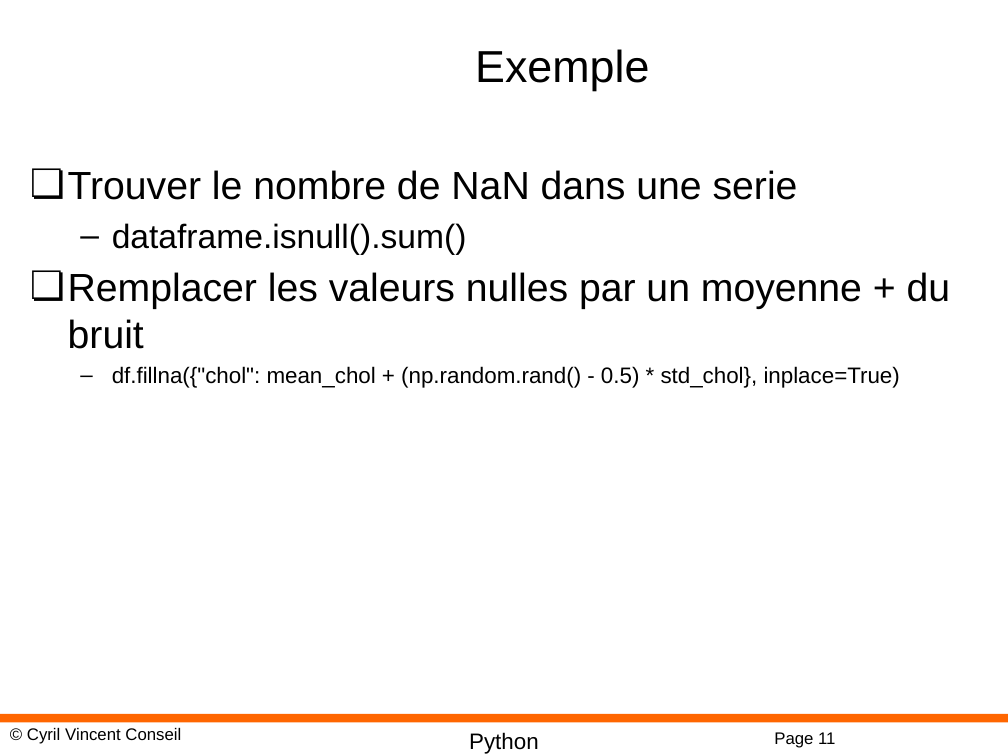
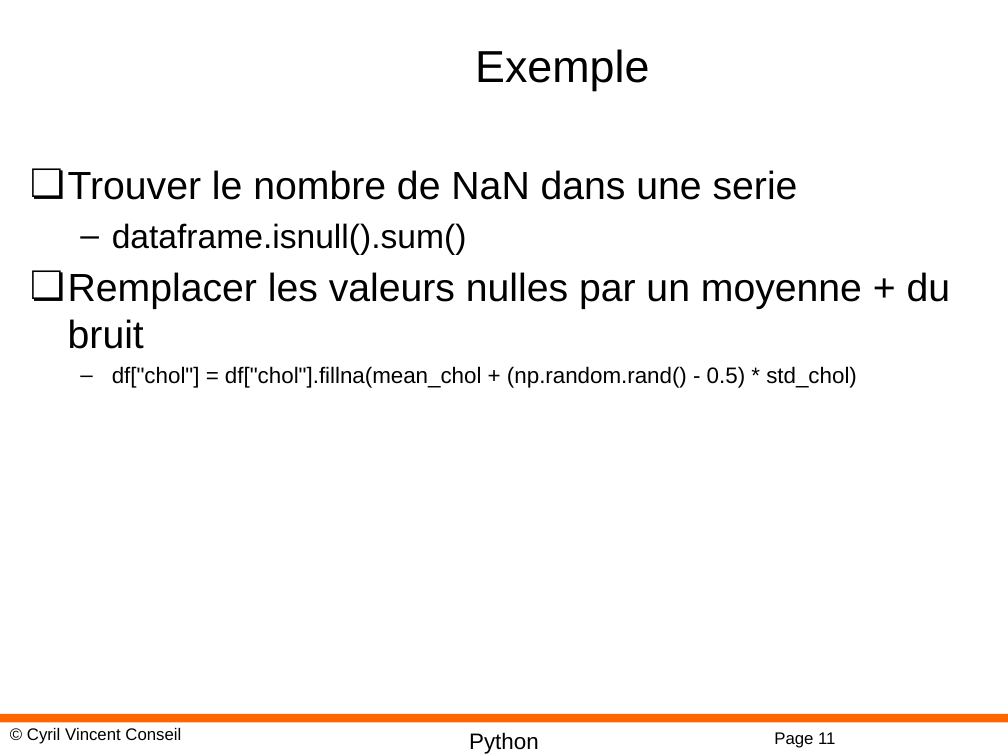
Before and after one commit to cyrilvincent/math, a slide deck: slide 11 of ppt/PythonMath11-Pandas.pptx. Drawn at 1008x756 pixels with LibreOffice and Linux fonts; fonts in the diff are those of the drawing; background and template pictures are left out. Boxes give left, top, right and bottom in pixels: in the first picture for what was removed or moved away, otherwise in the second. Text is boxed around its words. In the diff, an @@ line names an element or a change of style, - is before the commit and + after.

```diff
--- a/ppt/PythonMath11-Pandas.pptx
+++ b/ppt/PythonMath11-Pandas.pptx
@@ text at (112,366,857,388): text changed @@
-  – df.fillna({"chol": mean_chol + (np.random.rand() - 0.5) * std_chol}, inplace=True)
+  – df["chol"] = df["chol"].fillna(mean_chol + (np.random.rand() - 0.5) * std_chol)
```
Also in this commit, not shown: 2 other files.
